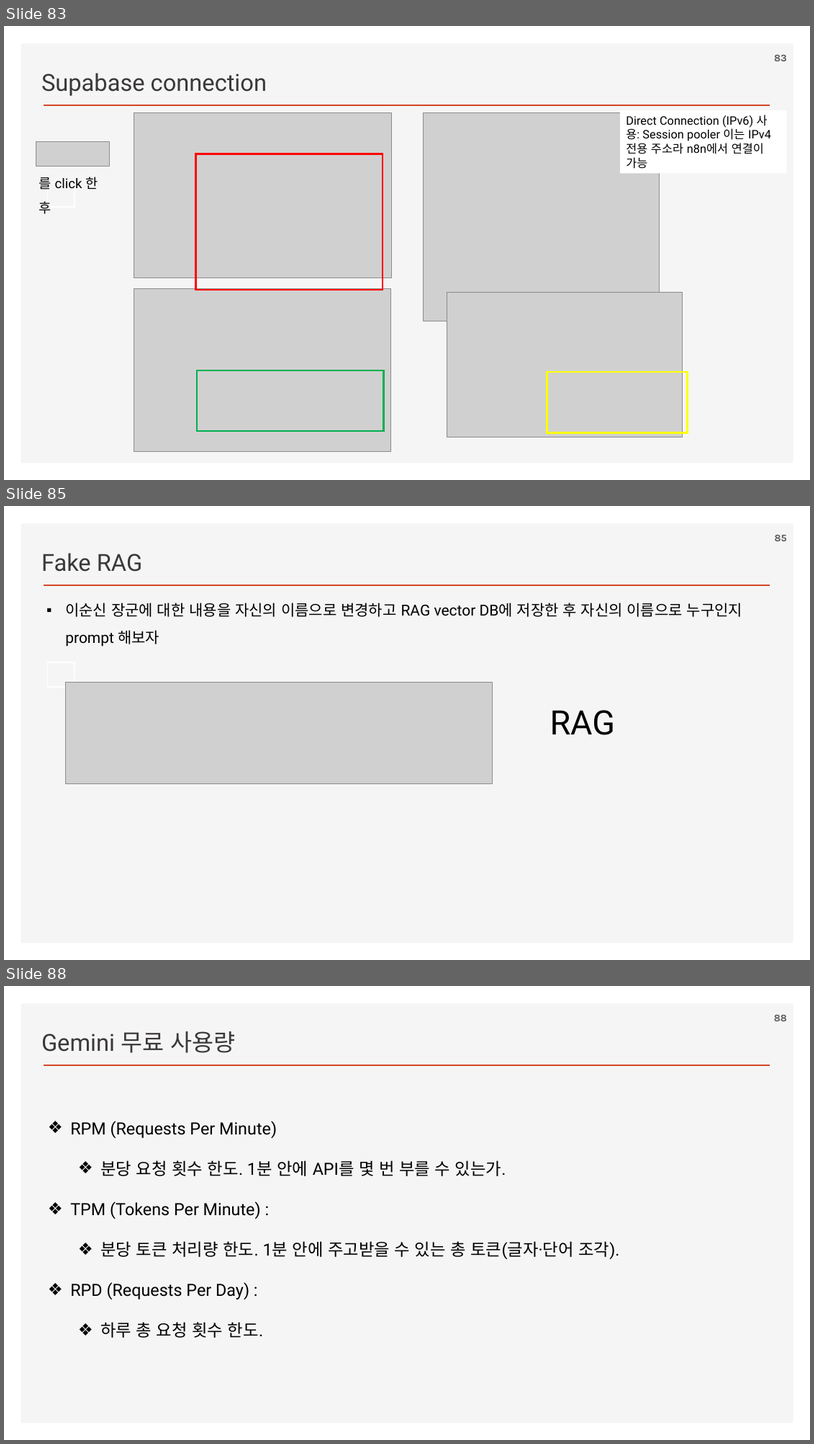
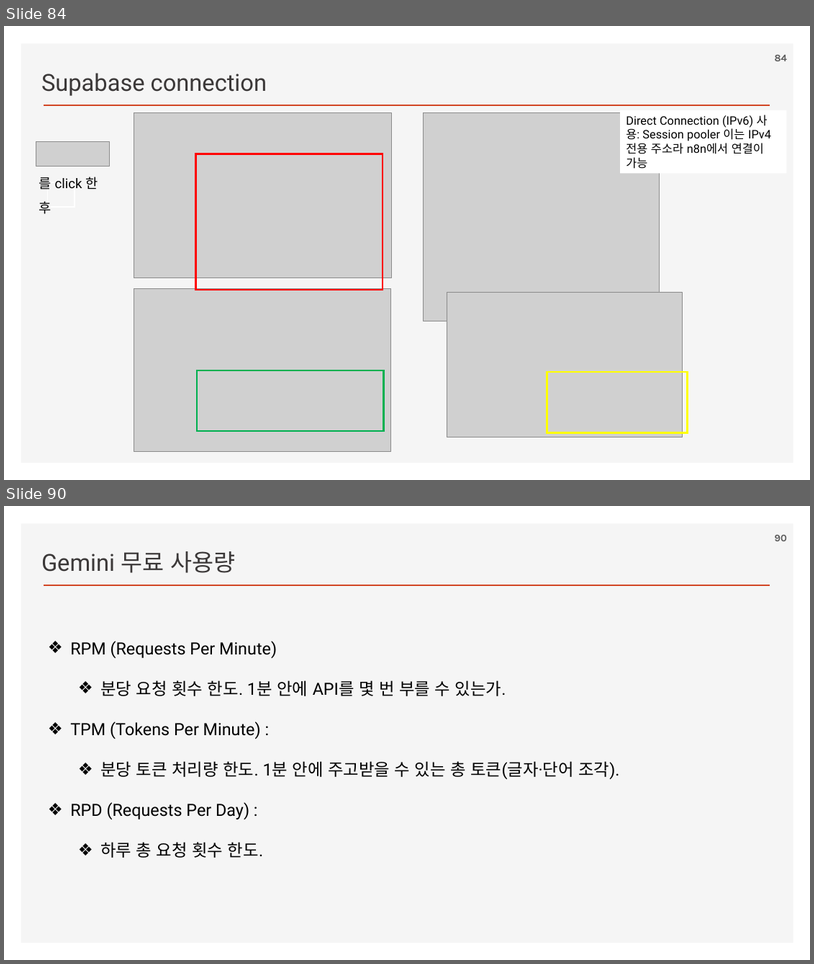
Before and after one commit to ancestor9/2026_Fall_AI-Workflow, a slide deck: PPTs/02_AI Workflow_n8n.pptx. Shown one above the other, each under a label of ours: slides 83, 85 and 88 before the commit, slides 84 and 90 after it; the slides between them are not shown. The pictures are 814x1444 and 814x964 pixels, drawn with LibreOffice and Linux fonts; fonts in the diff are those of the drawing; grey boxes stand for pictures; background and template pictures are left out. Boxes give left, top, right and bottom in pixels: in the first picture for what was removed or moved away, otherwise in the second. Text is boxed around its words. In the diff, an @@ line names an element or a change of style, - is before the commit and + after.

```diff
--- a/PPTs/02_AI Workflow_n8n.pptx
+++ b/PPTs/02_AI Workflow_n8n.pptx
@@ slide 85 removed at (4,506,810,960), background #FFFFFF; not listed: 2 template elements that a slide beside it also shows @@
@@ page number removed at (775,535,787,541) @@
-85
@@ text removed at (41,553,142,572) @@
-Fake RAG
@@ text removed at (65,602,743,646) @@
-▪ 이순신 장군에 대한 내용을 자신의 이름으로 변경하고 RAG vector DB에 저장한 후 자신의 이름으로 누구인지 prompt 해보자
@@ rectangle removed at (47,663,75,687) @@
@@ picture removed at (66,682,493,784) @@
@@ text removed at (550,710,616,735) @@
-RAG
@@ what was slide 83 is now slide 84 @@
@@ page number at (775,55,787,61): text changed @@
-83
+84
@@ what was slide 88 is now slide 90 @@
@@ page number at (775,535,787,541): text changed @@
-88
+90
```
Also in this commit, not shown: 2 slides changed, 4 slides added, 1 other slide removed.
